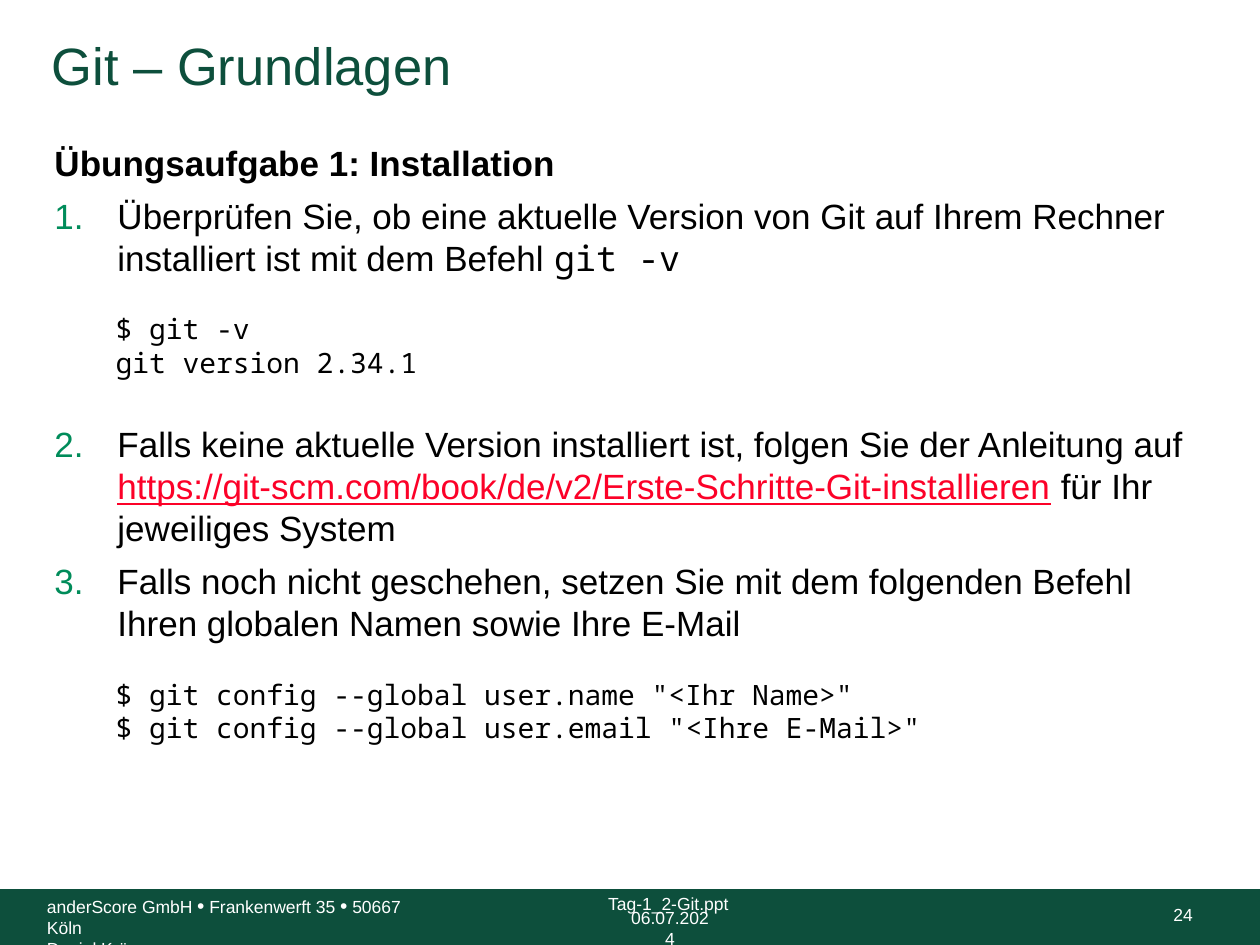
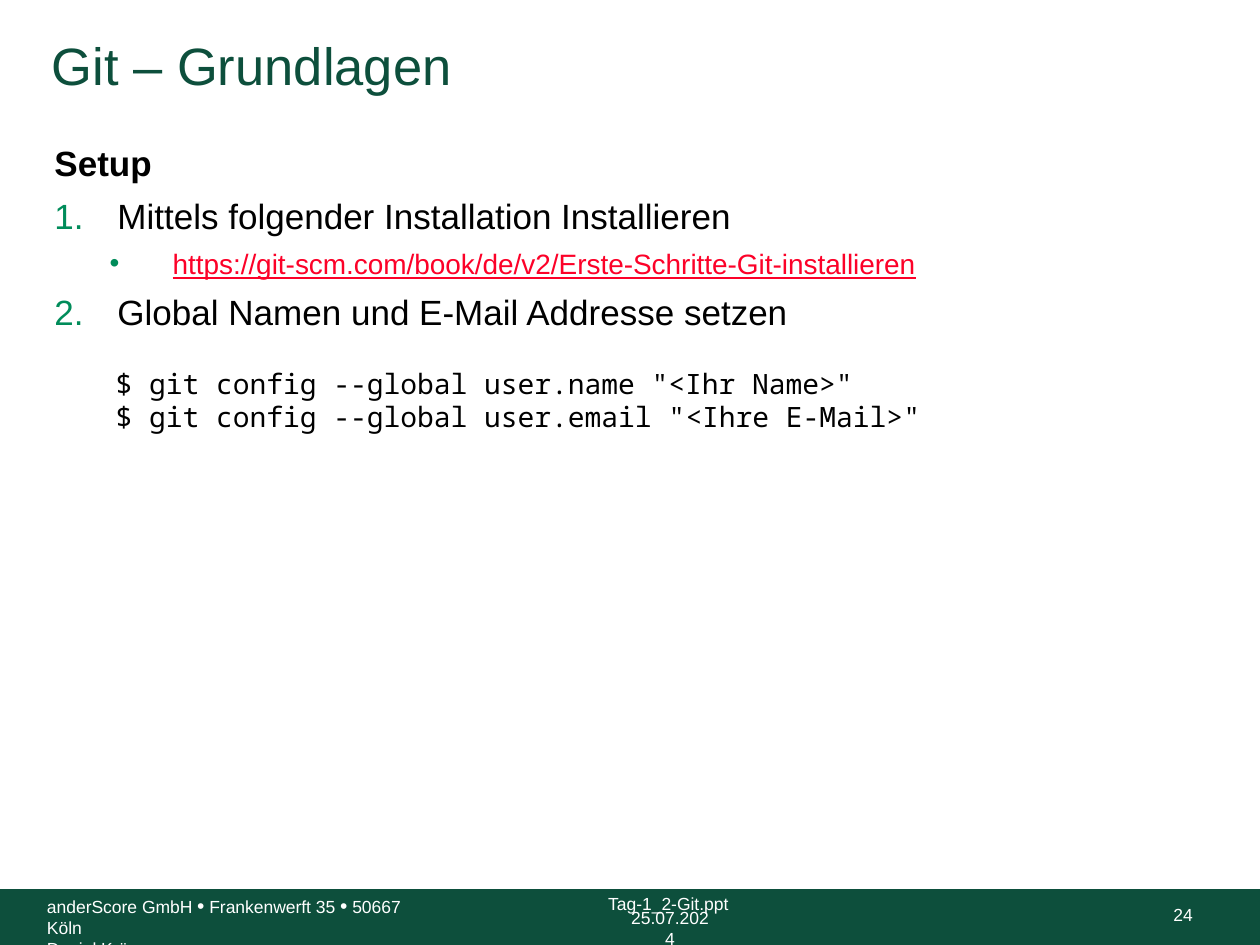
Before and after one commit to anderscore-gmbh/gitlab, a slide deck: slide 24 of slides/Tag-1_2-Git.pptx. Drawn at 1260x945 pixels with LibreOffice and Linux fonts; fonts in the diff are those of the drawing; background and template pictures are left out. Boxes give left, top, right and bottom in pixels: in the first picture for what was removed or moved away, otherwise in the second. Text is boxed around its words. In the diff, an @@ line names an element or a change of style, - is before the commit and + after.

```diff
--- a/slides/Tag-1_2-Git.pptx
+++ b/slides/Tag-1_2-Git.pptx
@@ text at bbox=[54, 151, 916, 326]: text changed @@
-Übungsaufgabe 1: Installation
-1. Überprüfen Sie, ob eine aktuelle Version von Git auf Ihrem Rechner installiert ist mit dem Befehl git -v
-  $ git -v
-  git version 2.34.1
-2. Falls keine aktuelle Version installiert ist, folgen Sie der Anleitung auf https://git-scm.com/book/de/v2/Erste-Schritte-Git-installieren für Ihr jeweiliges System
-3. Falls noch nicht geschehen, setzen Sie mit dem folgenden Befehl Ihren globalen Namen sowie Ihre E-Mail
+Setup
+1. Mittels folgender Installation Installieren
+  • https://git-scm.com/book/de/v2/Erste-Schritte-Git-installieren
+2. Global Namen und E-Mail Addresse setzen
@@ text at bbox=[631, 911, 709, 924]: text changed @@
-06.07.2024
+25.07.2024
```
Also in this commit, not shown: 79 other slides changed, 1 other file.
